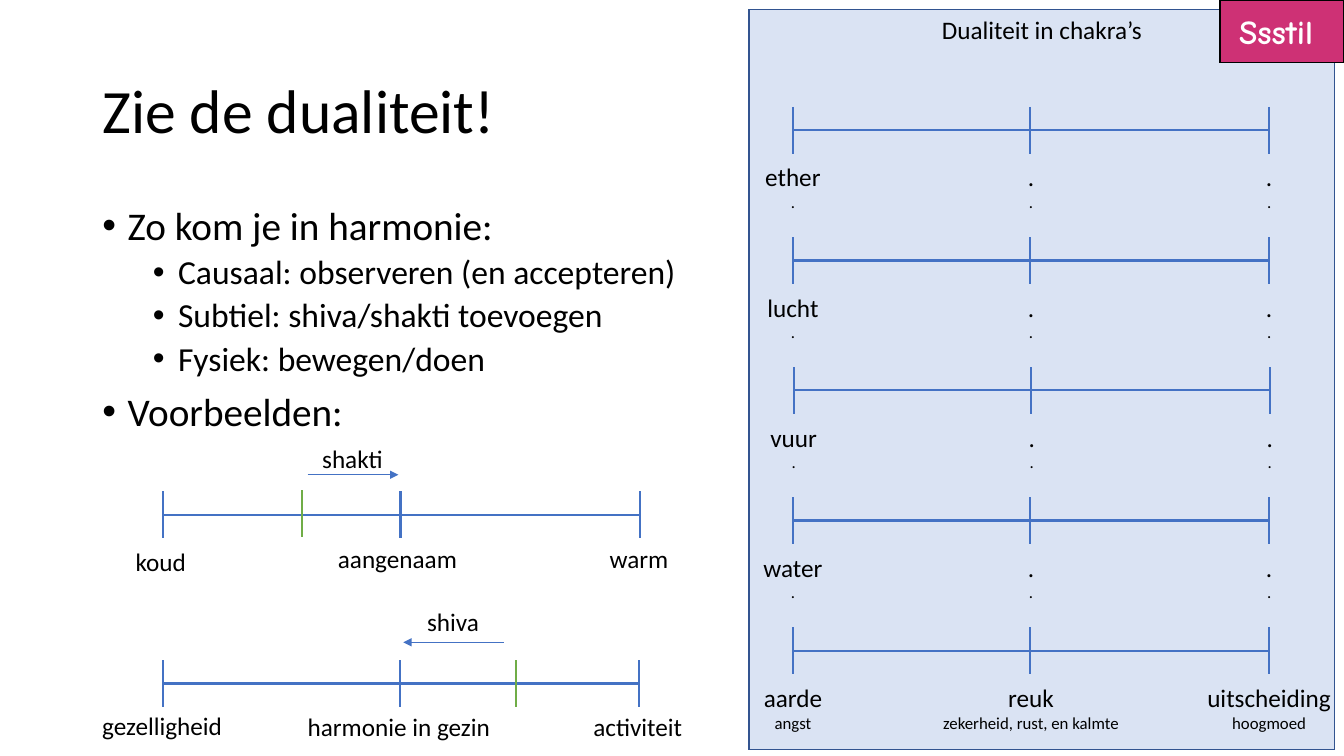
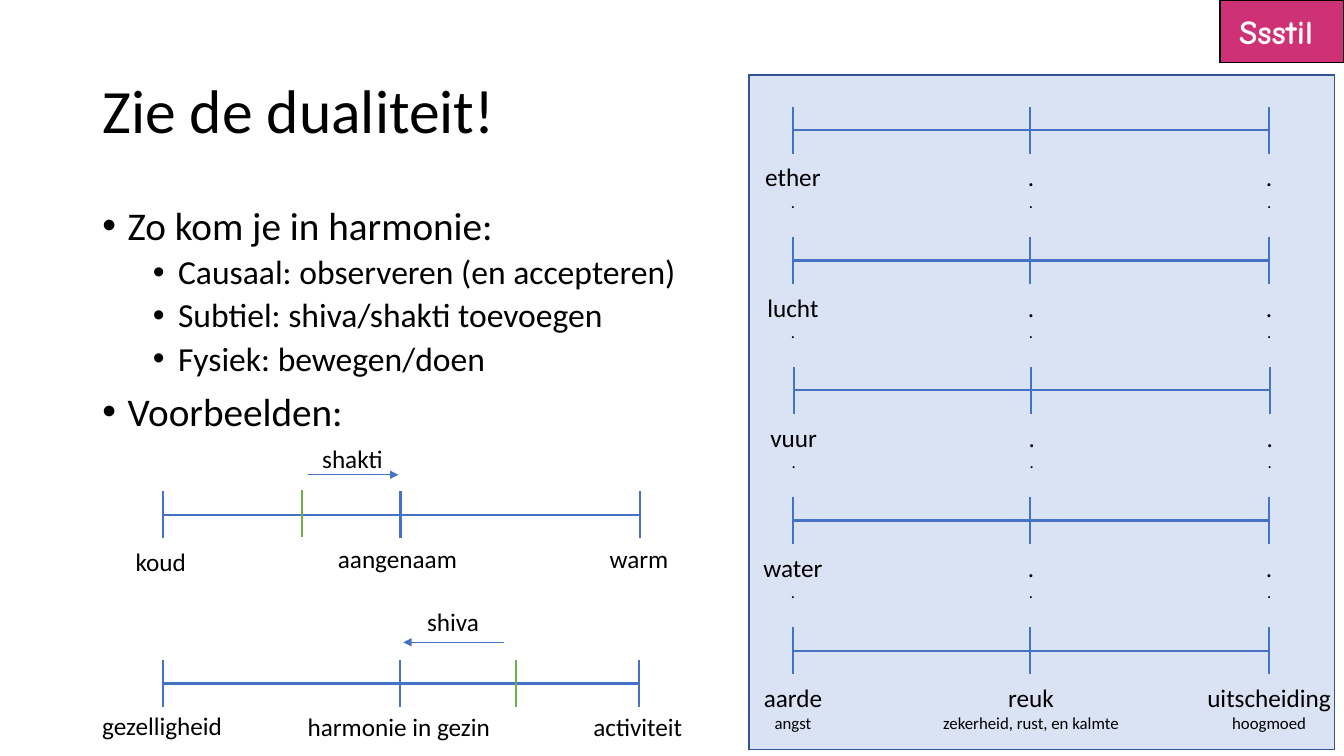
Before and after one commit to hermanvand/website-ssstil, a slide deck: slide 8 of lessen/03-energie/23 - aarde chakra.ppsx. Drawn at 1344x756 pixels with LibreOffice and Linux fonts; fonts in the diff are those of the drawing. Boxes give left, top, right and bottom in pixels: in the first picture for what was removed or moved away, otherwise in the second. Text is boxed around its words. In the diff, an @@ line names an element or a change of style, - is before the commit and + after.

```diff
--- a/lessen/03-energie/23 - aarde chakra.ppsx
+++ b/lessen/03-energie/23 - aarde chakra.ppsx
@@ text in rectangle at (x1=942, y1=21, x2=1141, y2=40): text removed @@
-Dualiteit in chakra’s
@@ rectangle resized from (x1=749, y1=9, x2=1335, y2=749) to (x1=749, y1=75, x2=1335, y2=749) @@
```
Also in this commit, not shown: 1 other slide changed, 7 other files.
